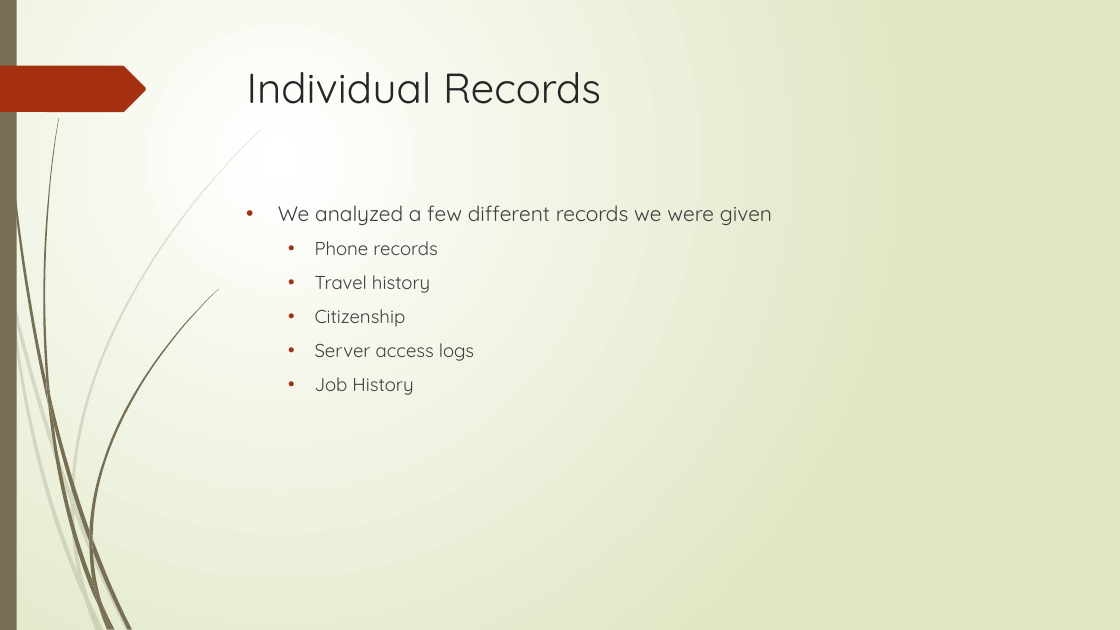
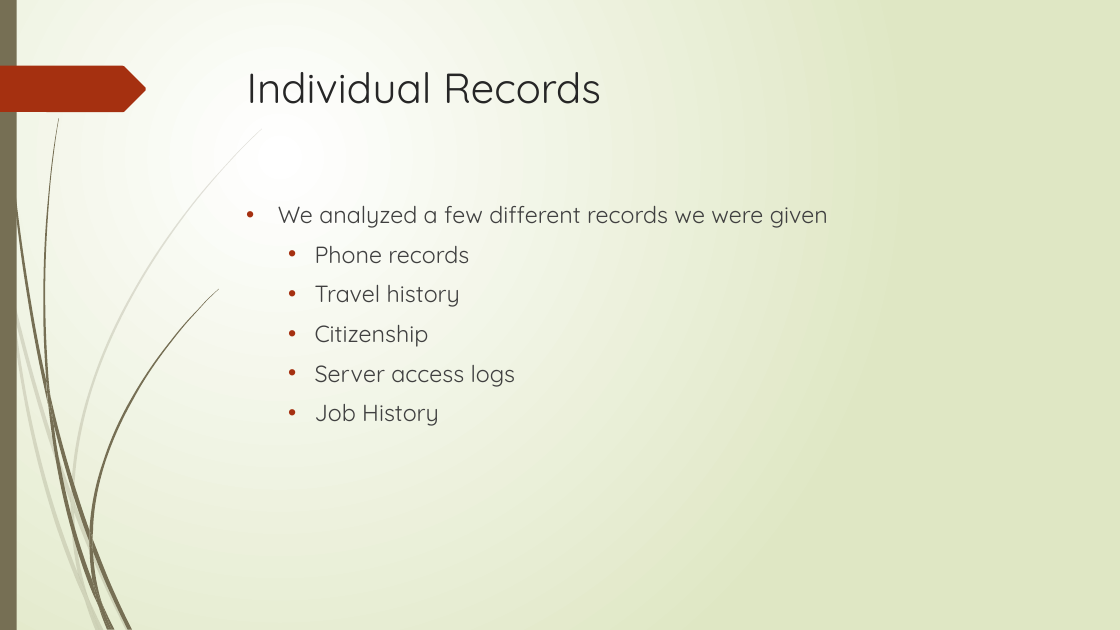
Before and after one commit to jschweizer36/Flyguys, a slide deck: slide 5 of Data Analytics Challenge Final PowerPoint.pptx. Drawn at 1120x630 pixels with LibreOffice and Linux fonts; fonts in the diff are those of the drawing. Boxes give left, top, right and bottom in pixels: in the first picture for what was removed or moved away, otherwise in the second. Text is boxed around its words. In the diff, an @@ line names an element or a change of style, - is before the commit and + after.

Commit message:
Edited font sizes

```diff
--- a/Data Analytics Challenge Final PowerPoint.pptx
+++ b/Data Analytics Challenge Final PowerPoint.pptx
@@ text "We analyzed a few different ..." at (278,206,828,426): size 18 to 20 pt in "We analyzed a few different records we ..."; size 16 to 20 pt in "Phone records", "Travel history", "Citizenship", "Server access logs" and 1 more places @@
```
Also in this commit, not shown: 9 other slides changed.
